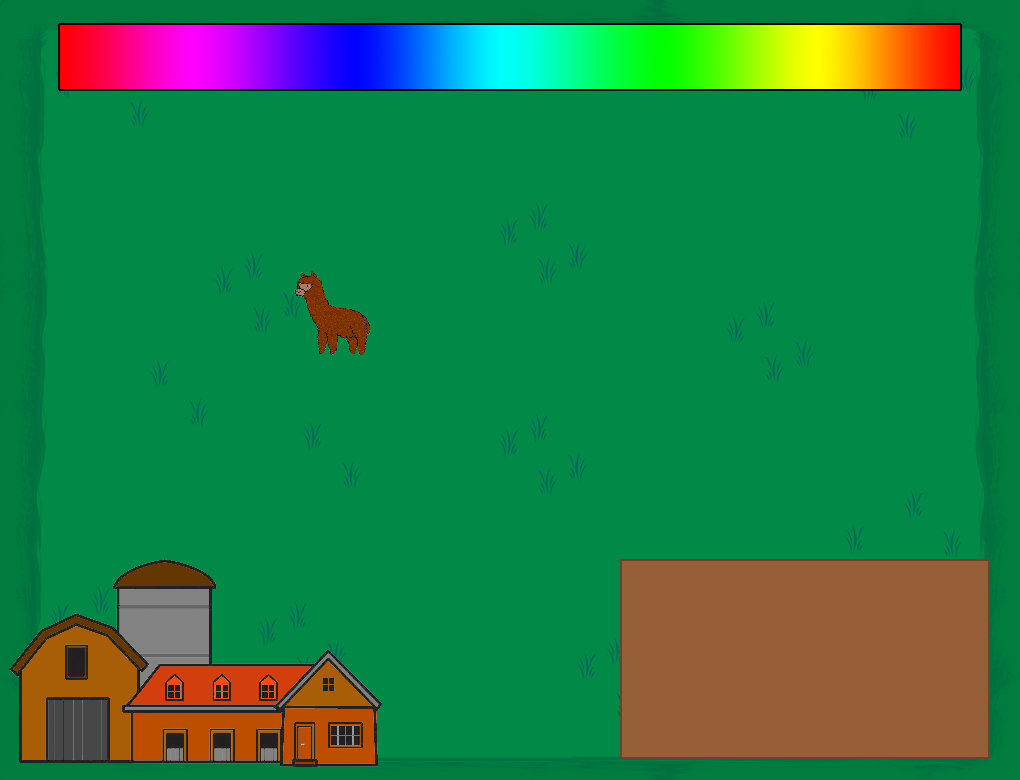
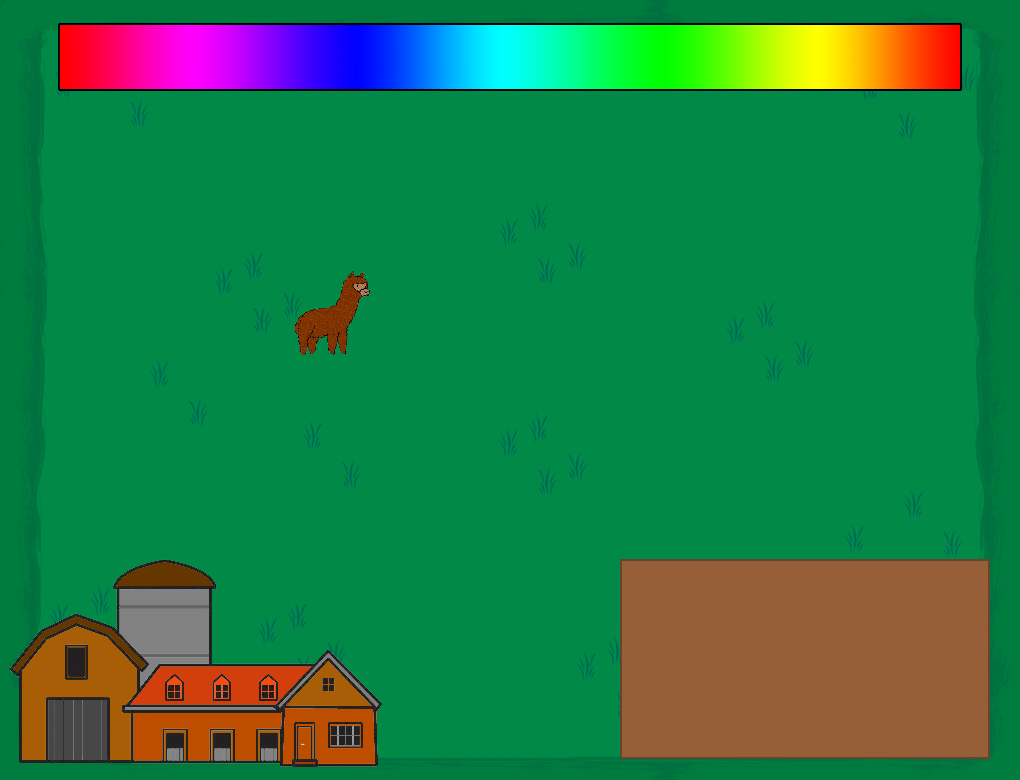
Comparing the layer stacks of the two 1020px x 780px images. Changes:
painted on "Alpaca voor schaal" over [294, 271, 370, 355]
